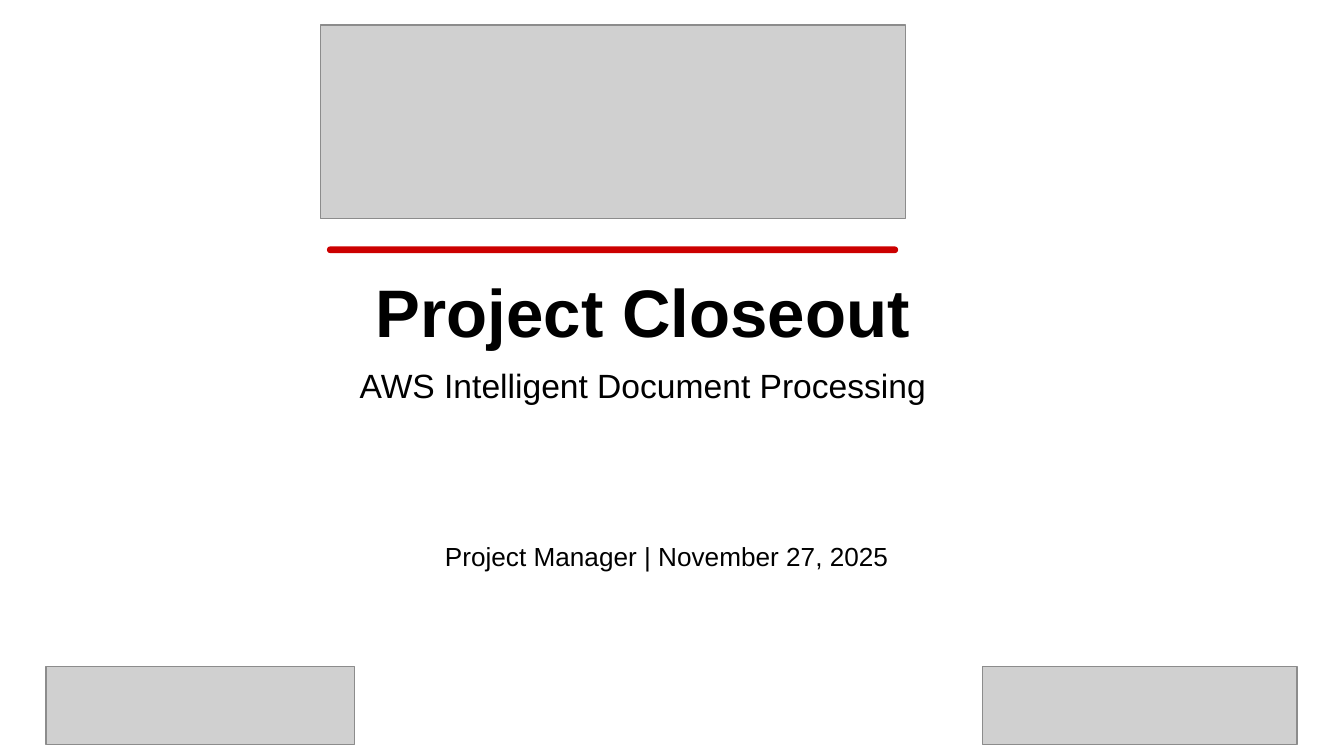
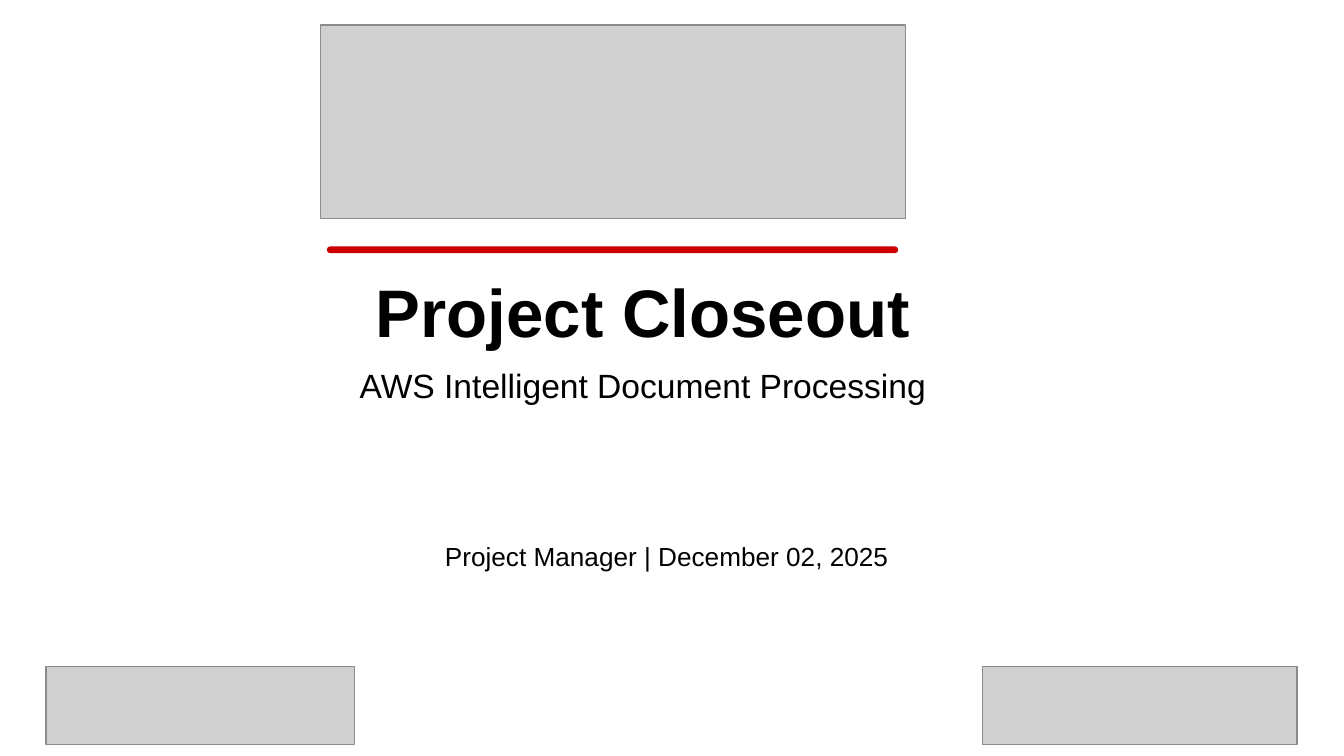
Before and after one commit to eoframework/solutions, a slide deck: slide 1 of solutions/aws/ai/intelligent-document-processing/delivery/closeout-presentation.pptx. Drawn at 1344x756 pixels with LibreOffice and Linux fonts; fonts in the diff are those of the drawing; grey boxes stand for pictures; background and template pictures are left out. Boxes give left, top, right and bottom in pixels: in the first picture for what was removed or moved away, otherwise in the second. Text is boxed around its words. In the diff, an @@ line names an element or a change of style, - is before the commit and + after.

```diff
--- a/solutions/aws/ai/intelligent-document-processing/delivery/closeout-presentation.pptx
+++ b/solutions/aws/ai/intelligent-document-processing/delivery/closeout-presentation.pptx
@@ text at [445,547,888,572]: text changed @@
-Project Manager | November 27, 2025
+Project Manager | December 02, 2025
```
Also in this commit, not shown: 9 other files.
